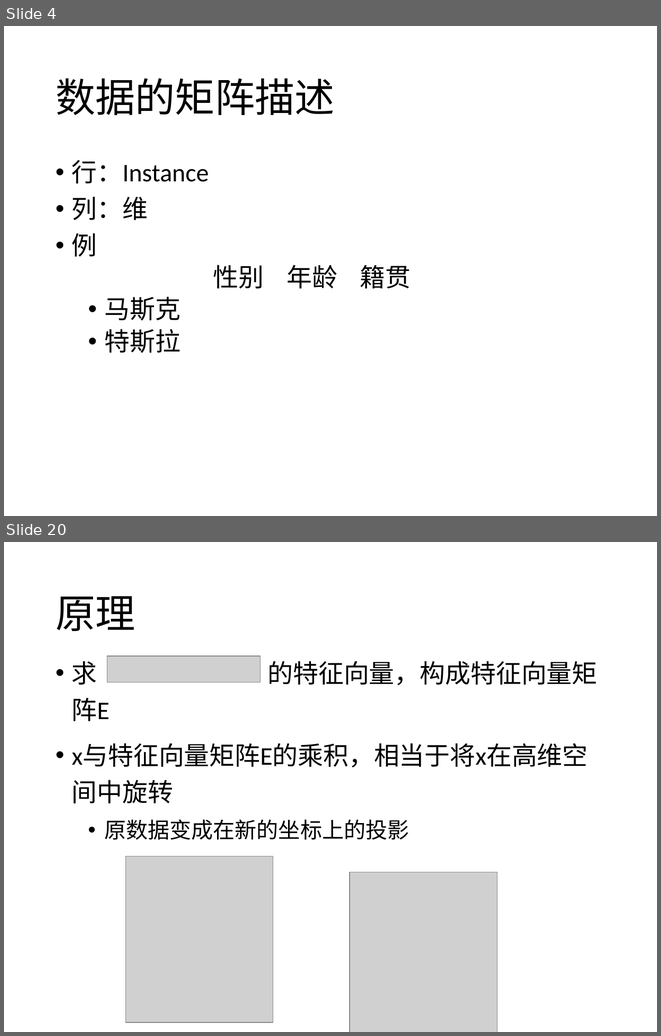
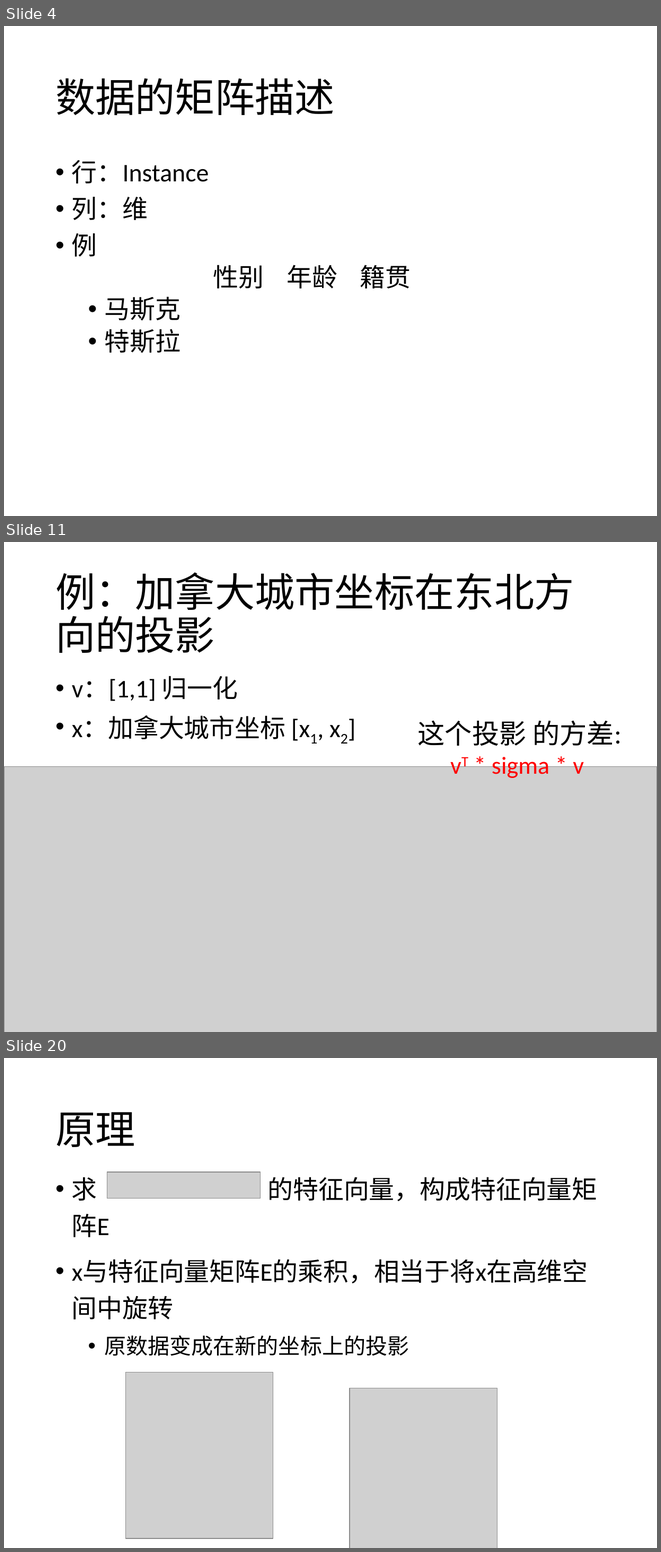
Before and after one commit to yishuai/bigalgo, a slide deck: ppt/13-pca.pptx. Shown one above the other, each under a label of ours: slides 4 and 20 before the commit, slides 4, 11 and 20 after it; the slides between them are not shown. The pictures are 661x1036 and 661x1552 pixels, drawn with LibreOffice and Linux fonts; fonts in the diff are those of the drawing; grey boxes stand for pictures. Boxes give left, top, right and bottom in pixels: in the first picture for what was removed or moved away, otherwise in the second. Text is boxed around its words. In the diff, an @@ line names an element or a change of style, - is before the commit and + after.

```diff
--- a/ppt/13-pca.pptx
+++ b/ppt/13-pca.pptx
@@ slide 11 added at (4,542,657,1032), background #FFFFFF @@
@@ title added at (55,572,574,653), 44 pt, text #000000 @@
+例：加拿大城市坐标在东北方向的投影
@@ text added at (72,676,286,739), 28 pt, text #000000 @@
+• v：[1,1] 归一化
+• x：加拿大城市坐标 [x1, x2]
@@ text added at (418,720,621,779), 27 pt, text #FF0000 @@
+这个投影 的方差:
+  vT * sigma * v
@@ picture added at (4,767,657,1032) @@
```
Also in this commit, not shown: 4 slides changed, 15 other slides added, 4 slides removed, 8 other files.
